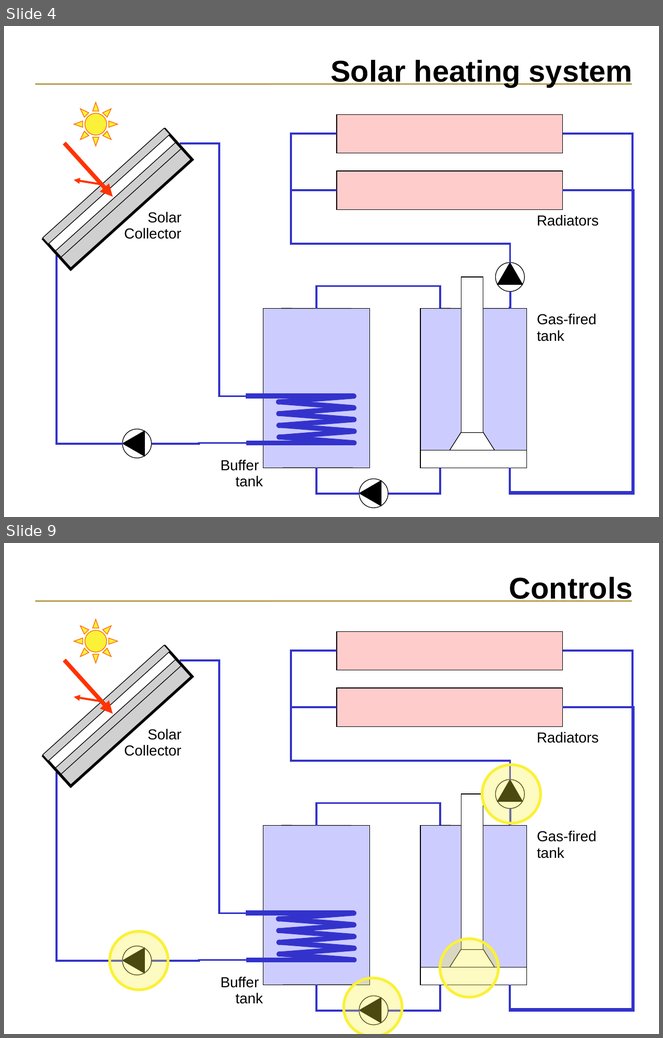
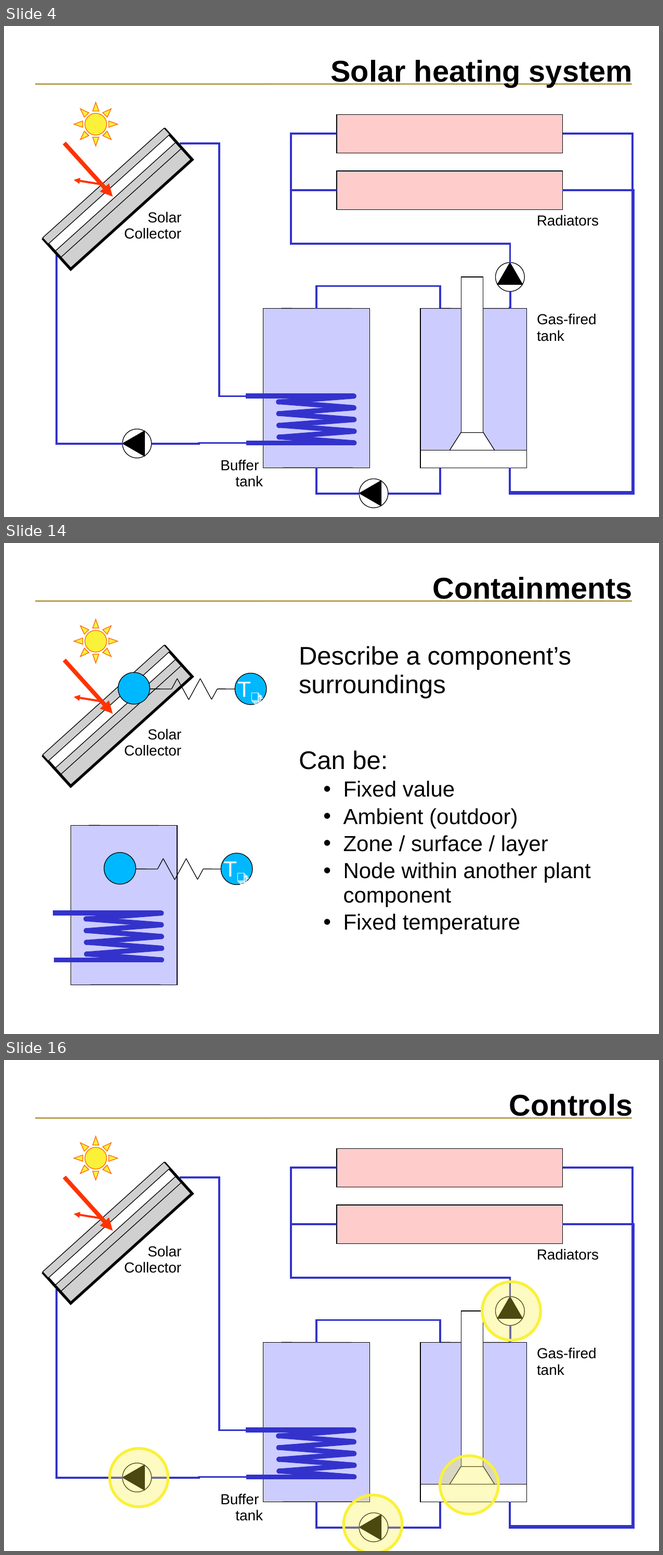
Before and after one commit to ESP-rCommunity/ESPrExtras, a slide deck: training/NRCan_course_materials/plant_network/plant_network.pln.ppt. Shown one above the other, each under a label of ours: slides 4 and 9 before the commit, slides 4, 14 and 16 after it; the slides between them are not shown. The pictures are 663x1038 and 663x1555 pixels, drawn with LibreOffice and Linux fonts; fonts in the diff are those of the drawing; grey boxes stand for pictures. Boxes give left, top, right and bottom in pixels: in the first picture for what was removed or moved away, otherwise in the second. Text is boxed around its words. In the diff, an @@ line names an element or a change of style, - is before the commit and + after.

Commit message:
This commit revises the plant network presentation.

```diff
--- a/training/NRCan_course_materials/plant_network/plant_network.pln.ppt
+++ b/training/NRCan_course_materials/plant_network/plant_network.pln.ppt
@@ slide 14 added at bbox=[4, 543, 659, 1034], background #FFFFFF; not listed: 1 template element that a slide beside it also shows @@
@@ title added at bbox=[432, 577, 633, 602], 33 pt, text #000000, bold @@
+Containments
@@ sun added at bbox=[74, 619, 118, 664], fill #FAF138, outline #FF6600 0.74 pt @@
@@ group added at bbox=[43, 645, 192, 786]: 3 pictures, 1 rectangle @@
@@ text added at bbox=[299, 646, 591, 934], 24 pt, text #000000 @@
+Describe a component’s surroundings
+Can be:
+  • Fixed value
+  • Ambient (outdoor)
+  • Zone / surface / layer
+  • Node within another plant component
+  • Fixed temperature
@@ arrow added from (64, 661) to (113, 714), #FF3300 4.51 pt @@
@@ group added at bbox=[118, 672, 267, 705]: 7 lines, 2 ellipses @@
+T📑
@@ arrow added from (102, 702) to (74, 697), #FF3300 2.24 pt @@
@@ text added at bbox=[124, 729, 181, 756], 16 pt, text #000000 @@
+Solar
+Collector
@@ rectangle added at bbox=[71, 825, 177, 985], fill #CCCCFF, outline #000000 0.74 pt @@
@@ line added from (89, 825) to (158, 825), #000000 0.74 pt @@
@@ group added at bbox=[104, 853, 253, 885]: 7 lines, 2 ellipses @@
+T📑
@@ rectangle added at bbox=[53, 911, 161, 916], fill #3333CC, outline #3333CC 0.74 pt @@
@@ ellipse added at bbox=[159, 911, 164, 916], fill #3333CC, outline #3333CC 0.74 pt @@
@@ rectangle added at bbox=[54, 958, 162, 963], fill #3333CC, outline #3333CC 0.74 pt @@
@@ group added at bbox=[84, 911, 164, 963]: 16 ellipses, 8 rectangles @@
@@ line added from (90, 985) to (161, 985), #000000 0.74 pt @@
@@ what was slide 9 is now slide 16 @@
```
Also in this commit, not shown: 2 slides changed, 8 other slides added, 2 slides removed.
